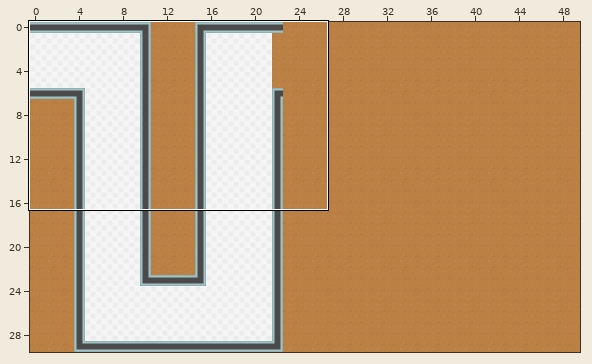
Tiled map, stored at maps/level3.tmx. The first picture is a wide view before the edit; the outline marks the close-up.
Close-up. Before the commit:
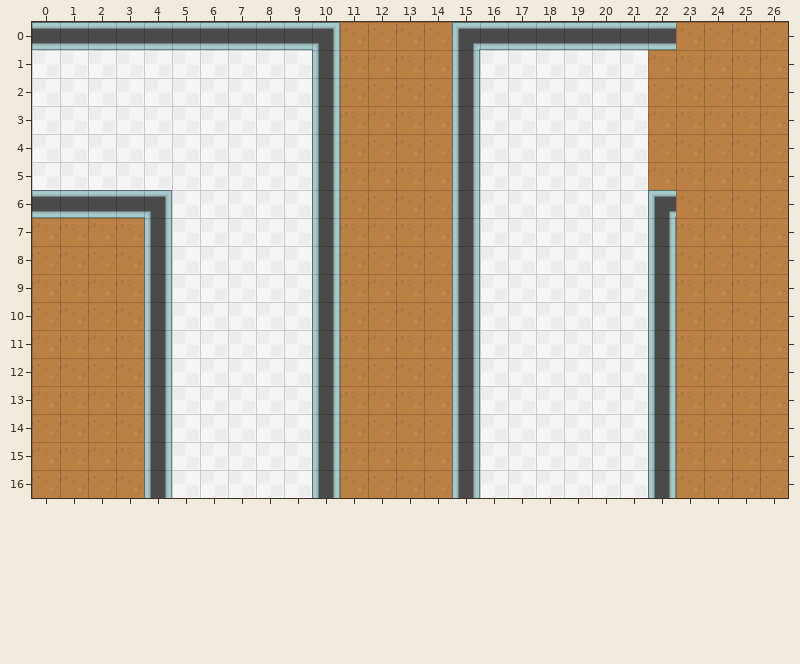
Cells are 64x64 px. Shown: x 0..26, y 0..16. The commit also changed other parts of the map, which this record leaves out.
Once edited:
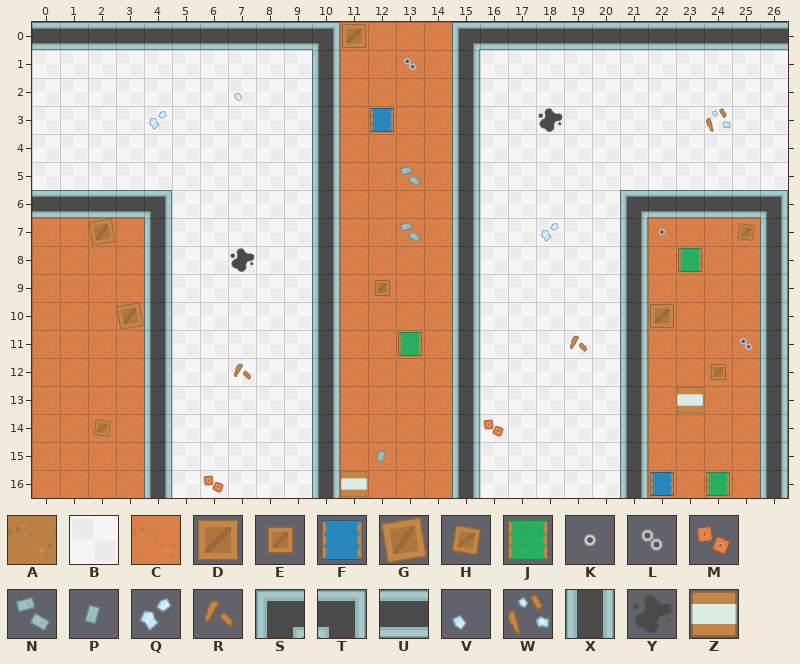
Key: from "spritesheet_tiles": A 5, B 11, C 15, D 128, E 129, F 130, G 155, H 156, J 157, K 186, L 187, M 241, N 261, P 262, Q 263, R 265, S 279, T 280, U 281, V 290, W 292, X 308, Y 319, Z 537.
_ is an empty cell.
What changed:
Layer "ground":
Tile A gives way to one hidden under a higher layer in row 0 at x 23 to 26; in row 6 at x 23 to 26; in rows 7 to 16 at x 26.
Tile B gives way to one hidden under a higher layer in rows 6 to 16 at x 21.
Tile A becomes tile B in rows 1 to 5 at x 22 to 26.
The author put tile C in rows 7 to 16 at x 22.
Tile A becomes tile C in rows 0 to 6 at x 11 to 14; in rows 7 to 16 at x 0 to 3, 11 to 14 and 23 to 25.
Layer "walls":
The author put tile S in row 6 at x 21.
The author put tile T in row 6 at x 26.
Tile S becomes tile U in row 6 at x 22.
The author put tile U in row 0 at x 23 to 26; in row 6 at x 23 to 25.
The author put tile X in rows 7 to 16 at x 21 and 26.
The author cleared tile X in rows 7 to 16 at x 22.
Layer "decorations":
The author put tile D in row 0 at x 11; in row 10 at x 22.
The author put tile E in row 9 at x 12; in row 12 at x 24.
The author put tile F in row 3 at x 12; in row 16 at x 22.
The author put tile G in row 7 at x 2; in row 10 at x 3.
The author put tile H in row 7 at x 25; in row 14 at x 2.
The author put tile J in row 8 at x 23; in row 11 at x 13; in row 16 at x 24.
The author put tile K in row 7 at x 22.
The author put tile L in row 1 at x 13; in row 11 at x 25.
The author put tile M in row 14 at x 16; in row 16 at x 6.
The author put tile N in row 5 at x 13; in row 7 at x 13.
The author put tile P in row 15 at x 12.
The author put tile Q in row 3 at x 4; in row 7 at x 18.
The author put tile R in row 11 at x 19; in row 12 at x 7.
The author put tile V in row 2 at x 7.
The author put tile W in row 3 at x 24.
The author put tile Y in row 3 at x 18; in row 8 at x 7.
The author put tile Z in row 13 at x 23; in row 16 at x 11.
